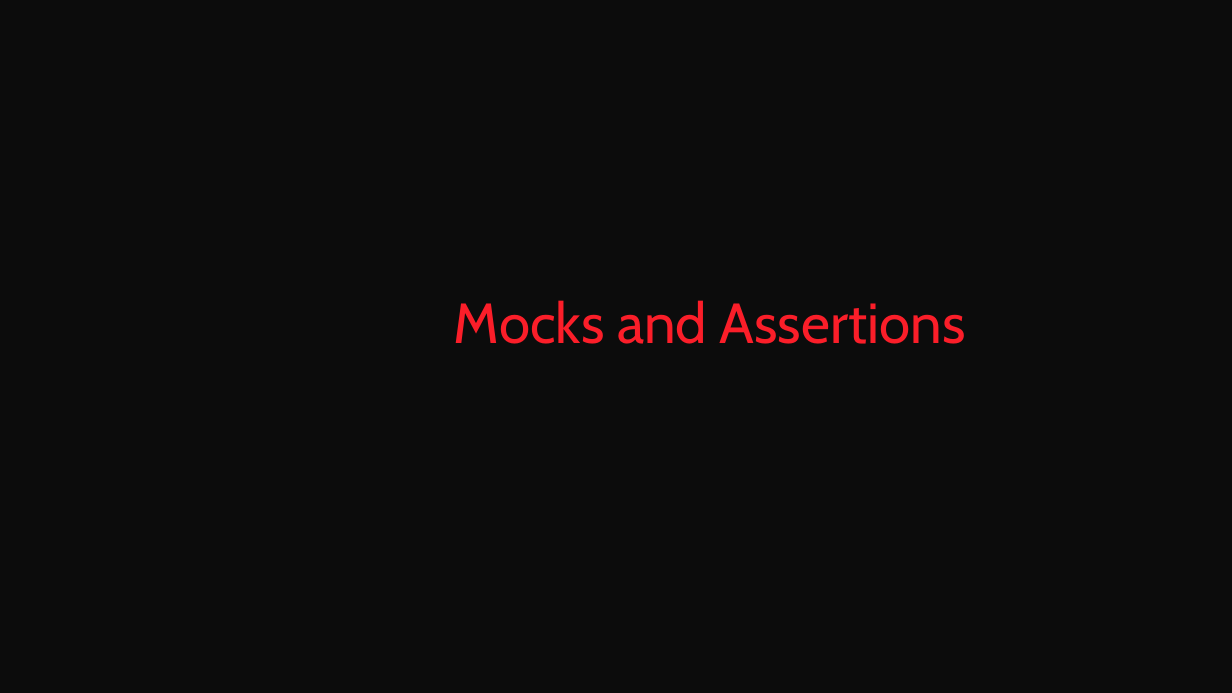
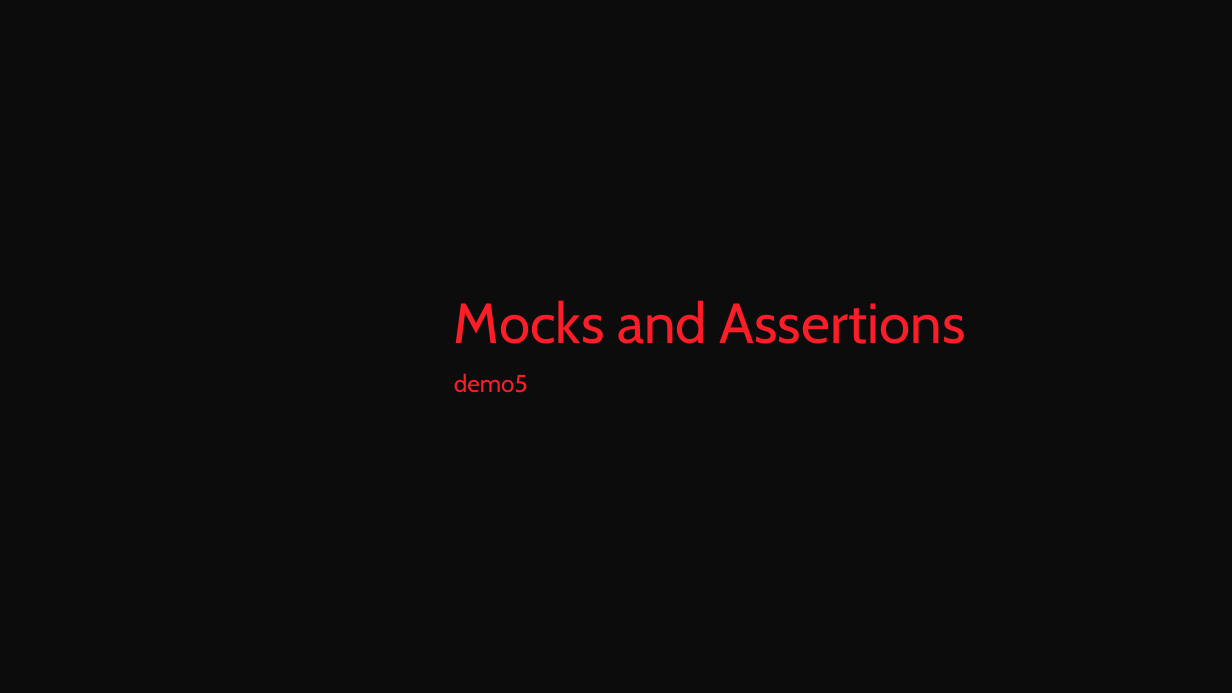
Before and after one commit to fredbainbridge/mmsPester, a slide deck: slide 19 of Pester Practically Perfect PowerShell.pptx. Drawn at 1232x693 pixels with LibreOffice and Linux fonts; fonts in the diff are those of the drawing; background and template pictures are left out. Boxes give left, top, right and bottom in pixels: in the first picture for what was removed or moved away, otherwise in the second. Text is boxed around its words. In the diff, an @@ line names an element or a change of style, - is before the commit and + after.

```diff
--- a/Pester Practically Perfect PowerShell.pptx
+++ b/Pester Practically Perfect PowerShell.pptx
@@ text at (x1=454, y1=373, x2=528, y2=393): paragraph added @@
+demo5
```
Also in this commit, not shown: 8 other slides changed, 7 other files.
